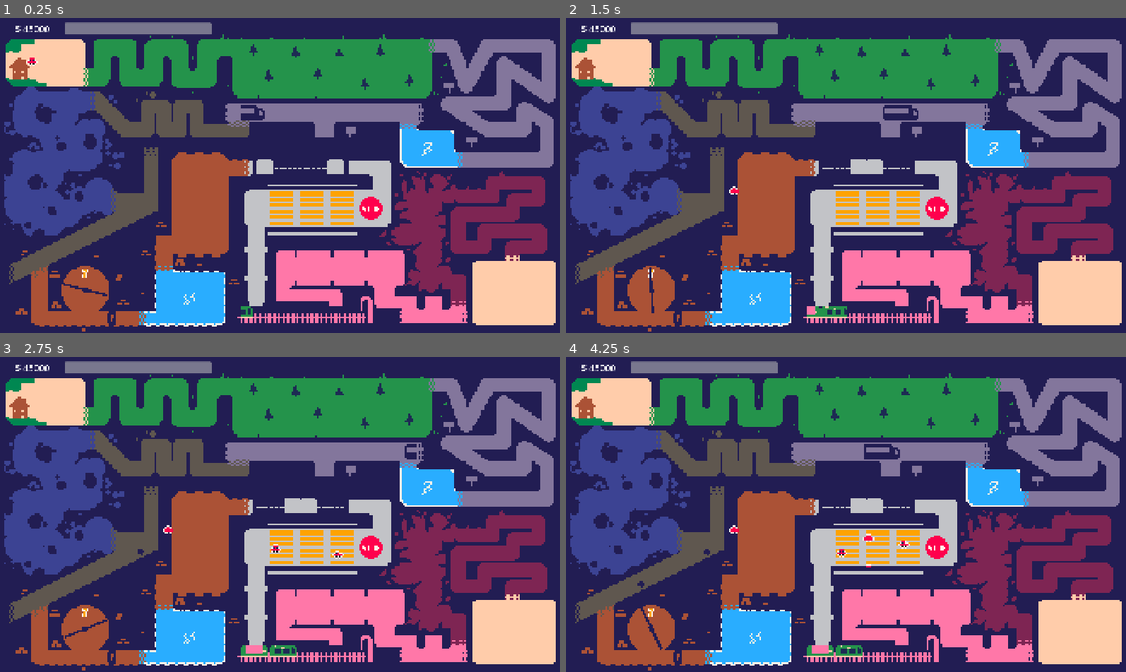
Above: before the commit, frames 1-4 (two rows, left to right).
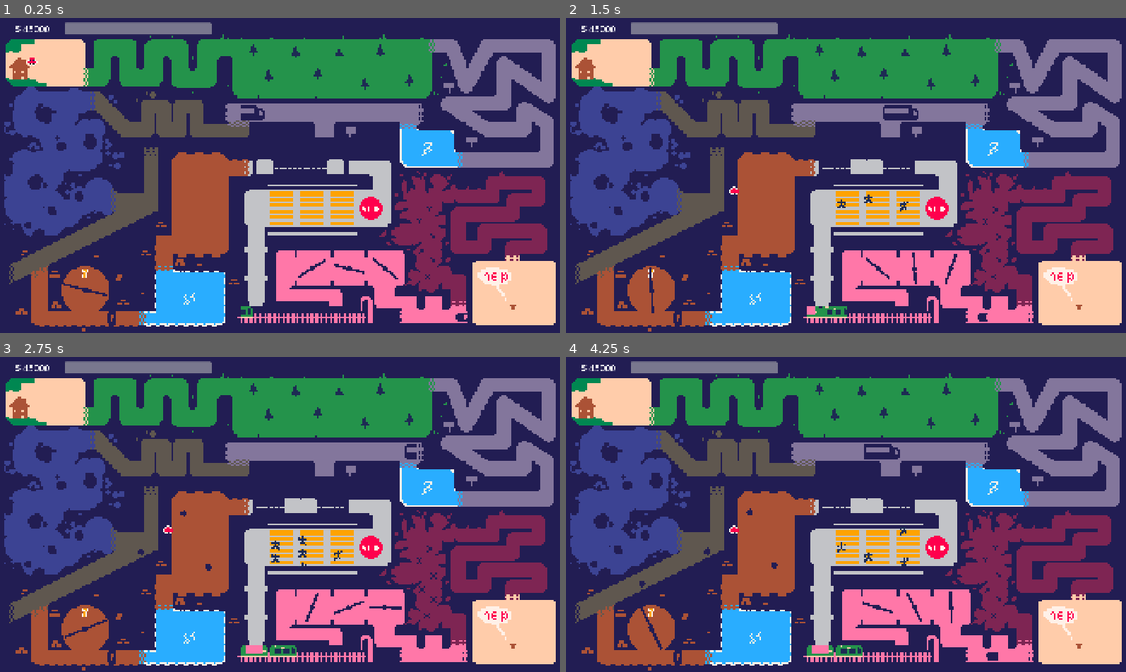
Above: after the commit, the same moments.

Repository: VeryKoolGames/En_toute_circonstance
Game: Godot game, scene res://Scenes/main.tscn
Same seed, same stepped clock (60 frames per second), same inputs: the game is played once before the commit and once after it.
Inputs (mouse positions are in pixels of both pictures, inside the frame that each line leads up to):
- Up to frame 1 (0.25 s): no input
- Up to frame 2 (1.5 s): move the mouse to (599, 62) at 0.52 s; press the mouse at (599, 62) at 0.53 s; move the mouse to (734, 191) at 1.27 s; release the mouse at (734, 191) at 1.28 s; click (734, 191) at 1.35 s
- Up to frame 3 (2.75 s): move the mouse to (336, 442) at 2.02 s; press the mouse at (336, 442) at 2.03 s
- Up to frame 4 (4.25 s): move the mouse to (818, 577) at 2.77 s; release the mouse at (818, 577) at 2.78 s; click (818, 577) at 2.85 s; move the mouse to (1014, 561) at 3.52 s; press the mouse at (1014, 561) at 3.53 s

The runs differ from the first frame. In frame 1, 0.5% of the frame differs, in the area x 53-93%, y 59-97%; in frame 2, 0.6%; in frame 3, 0.7%; in frame 4, 0.8%, in the area x 12-93%, y 47-97%.

Commit message:
most mechanics done

Diff:
--- /dev/null
+++ b/Scenes/gravity_manager.gd
@@ -0,0 +1,21 @@
+extends Node2D
+
+
+# Called when the node enters the scene tree for the first time.
+func _ready() -> void:
+	pass # Replace with function body.
+
+
+# Called every frame. 'delta' is the elapsed time since the previous frame.
+func _process(delta: float) -> void:
+	pass
+
+
+func _on_zone_enter_area_entered(area: Area2D) -> void:
+	if area.is_in_group("player"):
+		Events.on_gravity_zone_entered.emit()
+
+
+func _on_zone_exit_area_entered(area: Area2D) -> void:
+	if area.is_in_group("player"):
+		Events.on_gravity_zone_exited.emit()
--- a/Scenes/level.tscn
+++ b/Scenes/level.tscn
@@ -17,6 +17,13 @@
 [ext_resource type="PackedScene" uid="uid://delyuydsqyaqt" path="res://Scenes/train.tscn" id="14_crh0w"]
 [ext_resource type="Script" uid="uid://jyprx7rn35qj" path="res://Scenes/pieton_spawner.gd" id="15_2klc5"]
 [ext_resource type="Script" uid="uid://dohanfm2iscjn" path="res://Scenes/pieton_waiting_area_manager.gd" id="16_nngtn"]
+[ext_resource type="Texture2D" uid="uid://dg81f6hkx0y5" path="res://Sprites/Turnine2.png" id="18_vofx3"]
+[ext_resource type="Texture2D" uid="uid://vea4xtchh2tq" path="res://Sprites/Projectile2.png" id="19_00k4y"]
+[ext_resource type="Script" uid="uid://cgtkij2ebcdho" path="res://Scenes/projectile_movement.gd" id="19_3a44l"]
+[ext_resource type="Script" uid="uid://dgje751gg5ixu" path="res://Scenes/gravity_manager.gd" id="21_0cmrb"]
+[ext_resource type="PackedScene" uid="uid://cvr7dj5uotcm2" path="res://Scenes/mine.tscn" id="22_gf56v"]
+[ext_resource type="Texture2D" uid="uid://f36fla36wys" path="res://Sprites/enfant.png" id="23_6y3s5"]
+[ext_resource type="Texture2D" uid="uid://b2eohafi5d1vn" path="res://Sprites/HELP.png" id="24_u0did"]
 
 [sub_resource type="RectangleShape2D" id="RectangleShape2D_crh0w"]
 size = Vector2(15, 10)
@@ -42,6 +49,16 @@
 
 [sub_resource type="RectangleShape2D" id="RectangleShape2D_nngtn"]
 size = Vector2(4, 6)
+
+[sub_resource type="RectangleShape2D" id="RectangleShape2D_00k4y"]
+size = Vector2(24, 2)
+
+[sub_resource type="CapsuleShape2D" id="CapsuleShape2D_3a44l"]
+radius = 5.0
+height = 10.0
+
+[sub_resource type="RectangleShape2D" id="RectangleShape2D_pnhnk"]
+size = Vector2(14, 14)
 
 [node name="Level" type="Node2D"]
 
@@ -189,6 +206,32 @@
 [node name="PartFive" type="Node2D" parent="."]
 position = Vector2(-69, 27)
 
+[node name="RockView" type="Control" parent="PartFive"]
+clip_contents = true
+layout_mode = 3
+anchors_preset = 0
+offset_left = -24.0
+offset_top = -45.0
+offset_right = 25.0
+offset_bottom = 43.0
+
+[node name="RockSpawner2" type="Node2D" parent="PartFive/RockView"]
+position = Vector2(31, -5)
+script = ExtResource("6_8c0lf")
+rock_scene = ExtResource("7_754fn")
+
+[node name="Timer" type="Timer" parent="PartFive/RockView/RockSpawner2"]
+wait_time = 1.5
+
+[node name="RockSpawner3" type="Node2D" parent="PartFive/RockView"]
+position = Vector2(10, -6)
+script = ExtResource("6_8c0lf")
+rock_scene = ExtResource("7_754fn")
+initial_delay = 0.5
+
+[node name="Timer" type="Timer" parent="PartFive/RockView/RockSpawner3"]
+wait_time = 1.5
+
 [node name="PartSix" type="Node2D" parent="."]
 
 [node name="Plateforme" parent="PartSix" instance=ExtResource("13_pa6b8")]
@@ -211,7 +254,7 @@
 offset_bottom = 15.0
 
 [node name="PietonSpawner" type="Node2D" parent="PartSeven" node_paths=PackedStringArray("parent")]
-position = Vector2(-19, -20)
+position = Vector2(-19, -27)
 script = ExtResource("15_2klc5")
 parent = NodePath("../PietonView")
 pieton_scene = ExtResource("14_c7le1")
@@ -219,7 +262,7 @@
 [node name="Timer" type="Timer" parent="PartSeven/PietonSpawner"]
 
 [node name="PietonSpawner2" type="Node2D" parent="PartSeven" node_paths=PackedStringArray("parent")]
-position = Vector2(-49, -20)
+position = Vector2(-49, -27)
 script = ExtResource("15_2klc5")
 parent = NodePath("../PietonView")
 pieton_scene = ExtResource("14_c7le1")
@@ -227,7 +270,7 @@
 [node name="Timer" type="Timer" parent="PartSeven/PietonSpawner2"]
 
 [node name="PietonSpawner3" type="Node2D" parent="PartSeven" node_paths=PackedStringArray("parent")]
-position = Vector2(-72, -20)
+position = Vector2(-72, -27)
 script = ExtResource("15_2klc5")
 parent = NodePath("../PietonView")
 pieton_scene = ExtResource("14_c7le1")
@@ -242,6 +285,8 @@
 shape = SubResource("RectangleShape2D_2klc5")
 
 [node name="Timer" type="Timer" parent="PartSeven/WaitingArea"]
+wait_time = 3.0
+one_shot = true
 
 [node name="PartEight" type="Node2D" parent="."]
 position = Vector2(-22, 106)
@@ -252,7 +297,7 @@
 anchors_preset = 0
 offset_left = -13.0
 offset_top = 4.0
-offset_right = 115.0
+offset_right = 96.0
 offset_bottom = 21.0
 
 [node name="Train" parent="PartEight/TrainView" instance=ExtResource("14_crh0w")]
@@ -290,6 +335,147 @@
 [node name="CollisionShape2D" type="CollisionShape2D" parent="PartEight/PlayerZoneDetection/Area2D2"]
 position = Vector2(0.5, 0.5)
 shape = SubResource("RectangleShape2D_c7le1")
+
+[node name="PartNine" type="Node2D" parent="."]
+position = Vector2(4, 80)
+
+[node name="Turbine" type="Node2D" parent="PartNine"]
+position = Vector2(22, 0)
+rotation = -0.799361
+script = ExtResource("8_oqgf2")
+
+[node name="Sprite2D" type="Sprite2D" parent="PartNine/Turbine"]
+texture = ExtResource("18_vofx3")
+
+[node name="PlayerCollision" type="Node" parent="PartNine/Turbine"]
+script = ExtResource("10_oqgf2")
+metadata/_custom_type_script = "uid://cqoo6850gcfqh"
+
+[node name="Area2D" type="Area2D" parent="PartNine/Turbine"]
+
+[node name="CollisionShape2D" type="CollisionShape2D" parent="PartNine/Turbine/Area2D"]
+shape = SubResource("RectangleShape2D_00k4y")
+
+[node name="Turbine2" type="Node2D" parent="PartNine"]
+position = Vector2(53, 0)
+script = ExtResource("8_oqgf2")
+metadata/_edit_group_ = true
+
+[node name="Sprite2D" type="Sprite2D" parent="PartNine/Turbine2"]
+texture = ExtResource("18_vofx3")
+
+[node name="PlayerCollision" type="Node" parent="PartNine/Turbine2"]
+script = ExtResource("10_oqgf2")
+metadata/_custom_type_script = "uid://cqoo6850gcfqh"
+
+[node name="Area2D" type="Area2D" parent="PartNine/Turbine2"]
+
+[node name="CollisionShape2D" type="CollisionShape2D" parent="PartNine/Turbine2/Area2D"]
+shape = SubResource("RectangleShape2D_00k4y")
+
+[node name="Turbine3" type="Node2D" parent="PartNine"]
+position = Vector2(84, 0)
+rotation = 0.420624
+script = ExtResource("8_oqgf2")
+metadata/_edit_group_ = true
+
+[node name="Sprite2D" type="Sprite2D" parent="PartNine/Turbine3"]
+texture = ExtResource("18_vofx3")
+
+[node name="PlayerCollision" type="Node" parent="PartNine/Turbine3"]
+script = ExtResource("10_oqgf2")
+metadata/_custom_type_script = "uid://cqoo6850gcfqh"
+
+[node name="Area2D" type="Area2D" parent="PartNine/Turbine3"]
+
+[node name="CollisionShape2D" type="CollisionShape2D" parent="PartNine/Turbine3/Area2D"]
+shape = SubResource("RectangleShape2D_00k4y")
+
+[node name="PartTen" type="Node2D" parent="."]
+position = Vector2(128, 120)
+
+[node name="Control" type="Control" parent="PartTen"]
+clip_contents = true
+layout_mode = 3
+anchors_preset = 0
+offset_left = -28.0
+offset_top = -7.0
+offset_right = 28.0
+offset_bottom = 8.0
+
+[node name="Projectile" type="Node2D" parent="PartTen/Control"]
+position = Vector2(60, 8)
+script = ExtResource("19_3a44l")
+
+[node name="PlayerCollision" type="Node" parent="PartTen/Control/Projectile"]
+script = ExtResource("10_oqgf2")
+metadata/_custom_type_script = "uid://cqoo6850gcfqh"
+
+[node name="Area2D" type="Area2D" parent="PartTen/Control/Projectile"]
+
+[node name="CollisionShape2D" type="CollisionShape2D" parent="PartTen/Control/Projectile/Area2D"]
+shape = SubResource("CapsuleShape2D_3a44l")
+
+[node name="Sprite2D" type="Sprite2D" parent="PartTen/Control/Projectile"]
+texture = ExtResource("19_00k4y")
+
+[node name="Timer" type="Timer" parent="PartTen/Control/Projectile"]
+wait_time = 3.0
+
+[node name="PartGravity" type="Node2D" parent="."]
+position = Vector2(-153, -60)
+
+[node name="GravityManager" type="Node2D" parent="PartGravity"]
+script = ExtResource("21_0cmrb")
+
+[node name="ZoneEnterArea" type="Area2D" parent="PartGravity"]
+
+[node name="CollisionShape2D" type="CollisionShape2D" parent="PartGravity/ZoneEnterArea"]
+position = Vector2(-3, -1)
+shape = SubResource("RectangleShape2D_pnhnk")
+
+[node name="ZoneExitArea" type="Area2D" parent="PartGravity"]
+position = Vector2(2, 82)
+metadata/_edit_group_ = true
+
+[node name="CollisionShape2D" type="CollisionShape2D" parent="PartGravity/ZoneExitArea"]
+position = Vector2(-3, -1)
+shape = SubResource("RectangleShape2D_pnhnk")
+
+[node name="PartEleven" type="Node2D" parent="."]
+position = Vector2(119, 42)
+
+[node name="Mine" parent="PartEleven" instance=ExtResource("22_gf56v")]
+position = Vector2(-2, -2)
+
+[node name="Mine3" parent="PartEleven" instance=ExtResource("22_gf56v")]
+position = Vector2(7, -12)
+
+[node name="Mine4" parent="PartEleven" instance=ExtResource("22_gf56v")]
+position = Vector2(5, 45)
+
+[node name="Mine5" parent="PartEleven" instance=ExtResource("22_gf56v")]
+position = Vector2(5, 45)
+
+[node name="Mine6" parent="PartEleven" instance=ExtResource("22_gf56v")]
+position = Vector2(10, 31)
+
+[node name="Mine7" parent="PartEleven" instance=ExtResource("22_gf56v")]
+position = Vector2(0, 23)
+
+[node name="Mine2" parent="PartEleven" instance=ExtResource("22_gf56v")]
+position = Vector2(10, 11)
+
+[node name="PartEnding" type="Node2D" parent="."]
+position = Vector2(197, 96)
+
+[node name="ChildSprite" type="Sprite2D" parent="PartEnding"]
+position = Vector2(0, 17)
+texture = ExtResource("23_6y3s5")
+
+[node name="HelpSprite" type="Sprite2D" parent="PartEnding"]
+position = Vector2(-16, -3)
+texture = ExtResource("24_u0did")
 
 [connection signal="area_entered" from="PartTwo/PlayerZoneDetection2/ZoneEnterArea" to="PartTwo/Control/Truck" method="_on_zone_enter_area_area_entered"]
 [connection signal="area_entered" from="PartTwo/PlayerZoneDetection2/ZoneExitArea" to="PartTwo/Control/Truck" method="_on_zone_enter_area_area_entered"]
@@ -299,3 +485,9 @@
 [connection signal="area_exited" from="PartSeven/WaitingArea" to="PartSeven/WaitingArea" method="_on_area_exited"]
 [connection signal="area_entered" from="PartEight/PlayerZoneDetection/Area2D" to="PartEight/TrainView/Train" method="_on_zone_entered"]
 [connection signal="area_entered" from="PartEight/PlayerZoneDetection/Area2D2" to="PartEight/TrainView/Train" method="_on_zone_exit_entered"]
+[connection signal="area_entered" from="PartNine/Turbine/Area2D" to="PartNine/Turbine/PlayerCollision" method="_on_area_2d_area_entered"]
+[connection signal="area_entered" from="PartNine/Turbine2/Area2D" to="PartNine/Turbine2/PlayerCollision" method="_on_area_2d_area_entered"]
+[connection signal="area_entered" from="PartNine/Turbine3/Area2D" to="PartNine/Turbine3/PlayerCollision" method="_on_area_2d_area_entered"]
+[connection signal="area_entered" from="PartTen/Control/Projectile/Area2D" to="PartTen/Control/Projectile/PlayerCollision" method="_on_area_2d_area_entered"]
+[connection signal="area_entered" from="PartGravity/ZoneEnterArea" to="PartGravity/GravityManager" method="_on_zone_enter_area_entered"]
+[connection signal="area_entered" from="PartGravity/ZoneExitArea" to="PartGravity/GravityManager" method="_on_zone_exit_area_entered"]
--- /dev/null
+++ b/Scenes/mine.tscn
@@ -0,0 +1,25 @@
+[gd_scene load_steps=5 format=3 uid="uid://cvr7dj5uotcm2"]
+
+[ext_resource type="Script" uid="uid://d18pnsaiq17ru" path="res://Scenes/mine_manager.gd" id="1_mygvu"]
+[ext_resource type="Texture2D" uid="uid://bmb6im1ppcncx" path="res://Sprites/mine.png" id="1_qoe3o"]
+[ext_resource type="Script" uid="uid://cqoo6850gcfqh" path="res://Scripts/kill_player.gd" id="3_o84ae"]
+
+[sub_resource type="RectangleShape2D" id="RectangleShape2D_o84ae"]
+size = Vector2(4, 4)
+
+[node name="Mine" type="Node2D"]
+script = ExtResource("1_mygvu")
+
+[node name="Sprite2D" type="Sprite2D" parent="."]
+texture = ExtResource("1_qoe3o")
+
+[node name="Area2D" type="Area2D" parent="."]
+
+[node name="CollisionShape2D" type="CollisionShape2D" parent="Area2D"]
+shape = SubResource("RectangleShape2D_o84ae")
+
+[node name="PlayerCollision" type="Node" parent="."]
+script = ExtResource("3_o84ae")
+metadata/_custom_type_script = "uid://cqoo6850gcfqh"
+
+[connection signal="area_entered" from="Area2D" to="PlayerCollision" method="_on_area_2d_area_entered"]
--- /dev/null
+++ b/Scenes/mine_manager.gd
@@ -0,0 +1,12 @@
+extends Node2D
+
+@export var scale_min: float = 1
+@export var scale_max: float = 1.4
+@export var scale_duration: float = 1.0
+
+func _ready() -> void:
+	await get_tree().create_timer(randf_range(0, 0.5))
+	var tween = create_tween()
+	tween.set_loops()
+	tween.tween_property(self, "scale", Vector2(scale_max, scale_max), scale_duration).set_trans(Tween.TRANS_LINEAR).set_ease(Tween.EASE_IN_OUT)
+	tween.tween_property(self, "scale", Vector2(scale_min, scale_min), scale_duration).set_trans(Tween.TRANS_LINEAR).set_ease(Tween.EASE_IN_OUT)
--- a/Scenes/pieton.tscn
+++ b/Scenes/pieton.tscn
@@ -1,7 +1,8 @@
-[gd_scene load_steps=4 format=3 uid="uid://bp887lg0soger"]
+[gd_scene load_steps=5 format=3 uid="uid://bp887lg0soger"]
 
 [ext_resource type="Script" uid="uid://bcv3jxltrwwv4" path="res://Scenes/pieton_manager.gd" id="1_ng3f3"]
-[ext_resource type="Texture2D" uid="uid://do47sdvabelch" path="res://Sprites/Car.png" id="2_a3wxl"]
+[ext_resource type="Texture2D" uid="uid://cx84l2fde83la" path="res://Sprites/pieton1.png" id="2_ng3f3"]
+[ext_resource type="Script" uid="uid://cqoo6850gcfqh" path="res://Scripts/kill_player.gd" id="3_a3wxl"]
 
 [sub_resource type="CircleShape2D" id="CircleShape2D_c7le1"]
 radius = 4.0
@@ -10,7 +11,7 @@
 script = ExtResource("1_ng3f3")
 
 [node name="Sprite2D" type="Sprite2D" parent="."]
-texture = ExtResource("2_a3wxl")
+texture = ExtResource("2_ng3f3")
 
 [node name="Area2D" type="Area2D" parent="."]
 
@@ -19,3 +20,9 @@
 
 [node name="Timer" type="Timer" parent="."]
 wait_time = 7.0
+
+[node name="PlayerCollision" type="Node" parent="."]
+script = ExtResource("3_a3wxl")
+metadata/_custom_type_script = "uid://cqoo6850gcfqh"
+
+[connection signal="area_entered" from="Area2D" to="PlayerCollision" method="_on_area_2d_area_entered"]
--- a/Scenes/pieton_manager.gd
+++ b/Scenes/pieton_manager.gd
@@ -4,12 +4,17 @@
 var spawn_position: Vector2
 
 func _ready() -> void:
-	spawn_position = position
-	#timer.timeout.connect(_reset_pieton)
+	spawn_position = global_position
+	if randi() % 2 == 1:
+		$Sprite2D.flip_h = true
 
 func _physics_process(delta: float) -> void:
 	position.y += delta * 20
 
+func randomize_x_position():
+	global_position.x += randf_range(position.x - 0.5, position.x + 0.5)
+
 func _reset_pieton():
 	position = spawn_position
+	randomize_x_position()
 	timer.start()
--- a/Scenes/pieton_spawner.gd
+++ b/Scenes/pieton_spawner.gd
@@ -3,7 +3,7 @@
 @onready var timer: Timer = $Timer
 @export var parent: Node
 @export var pieton_scene: PackedScene
-var should_spawn: bool
+var should_spawn: bool = true
 
 func _ready() -> void:
 	timer.timeout.connect(spawn_pieton)
@@ -13,12 +13,14 @@
 func _stop_pieton_spawn():
 	should_spawn = false
 
-func spawn_pieton():
+func spawn_pieton() -> void:
+	if not should_spawn:
+		return
 	var pieton = pieton_scene.instantiate()
 	pieton.global_position = global_position
 	parent.add_child(pieton)
 	_start_timer()
 
-func _start_timer():
-	timer.wait_time = randf_range(1, 4)
+func _start_timer() -> void:
+	timer.wait_time = randf_range(0.5, 1.5)
 	timer.start()
--- a/Scenes/pieton_waiting_area_manager.gd
+++ b/Scenes/pieton_waiting_area_manager.gd
@@ -7,9 +7,11 @@
 
 func _on_area_entered(area: Area2D) -> void:
 	if area.is_in_group("player"):
+		print("Player entered")
 		timer.start()
 
 func on_waiting_complete():
+	print("waiting completed")
 	Events.on_pietion_waited.emit()
 
 func _on_area_exited(area: Area2D) -> void:
--- /dev/null
+++ b/Scenes/projectile_movement.gd
@@ -0,0 +1,15 @@
+extends Node2D
+
+@onready var timer: Timer = $Timer
+var spawn_pos: Vector2
+
+func _ready() -> void:
+	spawn_pos = position
+	timer.timeout.connect(reset_position)
+	timer.start()
+
+func reset_position():
+	position = spawn_pos
+
+func _process(delta: float) -> void:
+	position.x -= delta * 30
--- a/Scripts/game_events.gd
+++ b/Scripts/game_events.gd
@@ -4,3 +4,5 @@
 signal on_charging_zone_entered
 signal on_charging_zone_exited
 signal on_pietion_waited
+signal on_gravity_zone_entered
+signal on_gravity_zone_exited
--- a/Scripts/player.gd
+++ b/Scripts/player.gd
@@ -1,6 +1,7 @@
 extends Node2D
 
 var should_follow_mouse := false
+var gravity_zone_active := false
 var level_image: Image
 var level_origin: Vector2
 var background_color := Color(0.1333, 0.1137, 0.3255, 1.0)
@@ -18,6 +19,8 @@
 	spawn_position = global_position
 	_get_level_image_info()
 	Events.on_player_died.connect(on_player_death)
+	Events.on_gravity_zone_entered.connect(on_gravity_zone_entered)
+	Events.on_gravity_zone_exited.connect(on_gravity_zone_exited)
 
 func _get_level_image_info() -> void:
 	var tex = preload("res://Sprites/LEVEL.png") as CompressedTexture2D
@@ -33,7 +36,11 @@
 		#if is_on_death_color(pixel_color) and not is_player_safe:
 			#Events.on_player_died.emit()
 		if should_follow_mouse:
-			global_position = get_global_mouse_position()
+			var target_position = get_global_mouse_position()
+			if gravity_zone_active:
+				global_position = global_position.lerp(target_position, 0.02)
+			else:
+				global_position = target_position
 
 func is_inside_image(pos: Vector2) -> bool:
 	return pos.x >= 0 and pos.y >= 0 and pos.x < level_image.get_width() and pos.y < level_image.get_height()
@@ -42,6 +49,10 @@
 	if event.is_action_pressed("mouse_pressed"):
 		should_follow_mouse = not should_follow_mouse
 		car_sound.playing = not car_sound.playing
+		if should_follow_mouse:
+			Input.set_mouse_mode(Input.MOUSE_MODE_HIDDEN)
+		else:
+			Input.set_mouse_mode(Input.MOUSE_MODE_VISIBLE)
 
 func is_on_death_color(color: Color, tolerance := 0.05) -> bool:
 	return abs(color.r - background_color.r) <= tolerance and \
@@ -52,10 +63,19 @@
 	car_crash_sound.playing = true
 	should_follow_mouse = false
 	global_position = spawn_position
+	Input.set_mouse_mode(Input.MOUSE_MODE_VISIBLE)
+
 
 func set_respawn_point(new_pos: Vector2) -> void:
 	spawn_position = new_pos
 
+# GRAVITY LOGIC
+
+func on_gravity_zone_entered():
+	gravity_zone_active = true
+
+func on_gravity_zone_exited():
+	gravity_zone_active = false
 
 # PLATEFORME LOGIC
 
--- a/Scripts/rock_spawner.gd
+++ b/Scripts/rock_spawner.gd
@@ -2,9 +2,11 @@
 
 @onready var spawn_timer: Timer = $Timer
 @export var rock_scene: PackedScene
+@export var initial_delay: float
 
 func _ready() -> void:
 	spawn_timer.timeout.connect(_spawn_rock)
+	await get_tree().create_timer(initial_delay).timeout
 	spawn_timer.start()
 
 func _spawn_rock():
Not shown, added: Scenes/gravity_manager.gd.uid
Not shown: 1 places in Scenes/level.tscn that only renumber resources
Not shown, added: Scenes/mine_manager.gd.uid
Not shown, added: Scenes/projectile_movement.gd.uid
